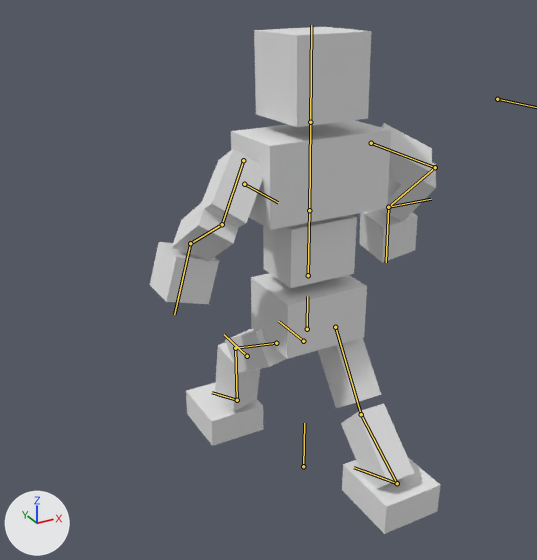
The glTF model BrowserGame/public/models/animateblend3.glb: old version first, new version second.
The view is the same before and after, from a camera (50 mm lens) standing at (-9.78, -15.56, 9.33) and looking at (-0.87, 0.63, 1.24). The lights are fixed; the arrows at lower left show +X, +Y and +Z. Both versions are drawn at frame 24 of the action '05_feet.run'; the numbers are the values there. The bones that bend it are drawn over the model as lines.

In view in the first picture: '立方体'.
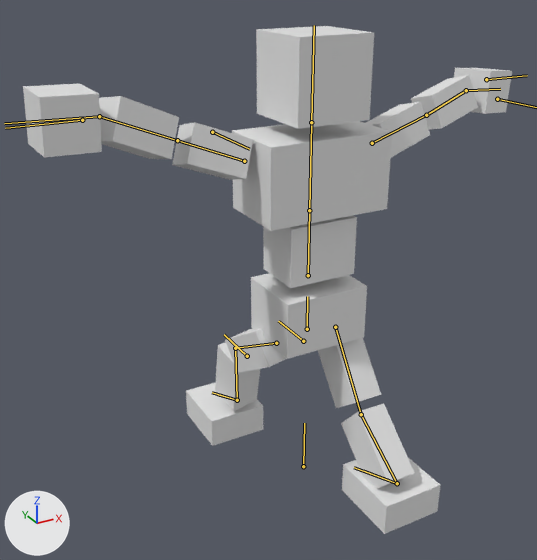
What differs and where, as boxes (x1, y1, x2, y2) in the pictures (537 x 560 px):
'立方体', posed (68% wider): before (150, 27, 440, 534); after (23, 26, 512, 534)
bone 'chest', root to tip: before (309, 210) to (310, 122); after (309, 210) to (311, 122)
bone 'upper arm.R', root to tip: before (243, 160) to (222, 224); after (244, 161) to (177, 140)
bone 'forearm.R', root to tip: before (222, 224) to (190, 243); after (177, 140) to (99, 116)
bone 'hand.R', root to tip: before (190, 243) to (174, 314); after (99, 116) to (4, 123)
bone 'upper arm.L', root to tip: before (371, 143) to (435, 167); after (372, 143) to (426, 115)
bone 'forearm.L', root to tip: before (435, 167) to (388, 207); after (426, 115) to (466, 90)
bone 'hand.L', root to tip: before (388, 207) to (386, 262); after (466, 90) to (500, 89)

Diff of the bpy script that builds the scene:
```diff
--- a/BrowserGame/public/models/animateblend3.glb.py
+++ b/BrowserGame/public/models/animateblend3.glb.py
@@ bone_chest @@
 bone_chest = bpy.data.objects['アーマチュア'].pose.bones['chest']  # child of 'waist'
-bone_chest.rotation_quaternion = (1.0, -0.013, 0.0, 0.0)  # degrees (-1, 0, 0)
+bone_chest.rotation_quaternion = (1.0, 0.0, 0.0, 0.0)  # degrees (0, 0, 0)
@@ bone_upper_arm_r @@
 bone_upper_arm_r = bpy.data.objects['アーマチュア'].pose.bones['upper arm.R']  # child of 'chest'
-bone_upper_arm_r.rotation_quaternion = (0.869, 0.157, 0.261, 0.39)  # degrees (30, 19, 54)
+bone_upper_arm_r.rotation_quaternion = (0.976, 0.01, 0.105, -0.192)  # degrees (-1, 12, -22)
@@ bone_forearm_r @@
 bone_forearm_r = bpy.data.objects['アーマチュア'].pose.bones['forearm.R']  # child of 'upper arm.R'
-bone_forearm_r.rotation_quaternion = (0.738, -0.675, 0.0, 0.014)  # degrees (-85, 1, 1)
+bone_forearm_r.rotation_quaternion = (0.993, 0.116, 0.0, -0.002)  # degrees (13, 0, 0)
@@ bone_hand_r @@
 bone_hand_r = bpy.data.objects['アーマチュア'].pose.bones['hand.R']  # child of 'forearm.R'
-bone_hand_r.rotation_quaternion = (0.877, 0.439, -0.183, 0.071)  # degrees (54, -23, -2)
+bone_hand_r.rotation_quaternion = (0.971, -0.097, -0.119, 0.183)  # degrees (-14, -11, 23)
@@ bone_upper_arm_l @@
 bone_upper_arm_l = bpy.data.objects['アーマチュア'].pose.bones['upper arm.L']  # child of 'chest'
-bone_upper_arm_l.rotation_quaternion = (0.864, 0.034, -0.442, -0.239)  # degrees (24, -48, -42)
+bone_upper_arm_l.rotation_quaternion = (0.982, -0.061, -0.095, 0.15)  # degrees (-9, -10, 18)
@@ bone_forearm_l @@
 bone_forearm_l = bpy.data.objects['アーマチュア'].pose.bones['forearm.L']  # child of 'upper arm.L'
-bone_forearm_l.rotation_quaternion = (0.721, -0.693, 0.0, -0.015)  # degrees (-88, -1, -1)
+bone_forearm_l.rotation_quaternion = (1.0, 0.0, 0.0, 0.0)  # degrees (0, 0, 0)
@@ bone_hand_l @@
 bone_hand_l = bpy.data.objects['アーマチュア'].pose.bones['hand.L']  # child of 'forearm.L'
-bone_hand_l.rotation_quaternion = (0.841, 0.292, 0.455, 0.008)  # degrees (50, 50, 25)
+bone_hand_l.rotation_quaternion = (0.977, -0.073, 0.115, -0.167)  # degrees (-11, 11, -20)
```
